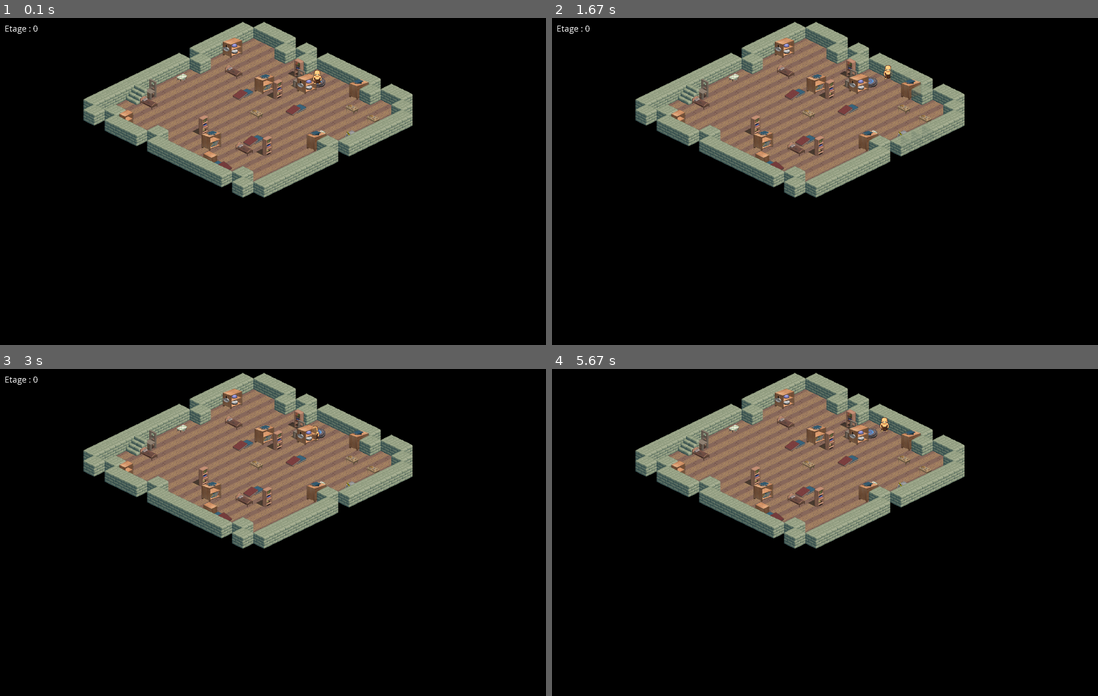
Above: before the commit, frames 1-4 (two rows, left to right).
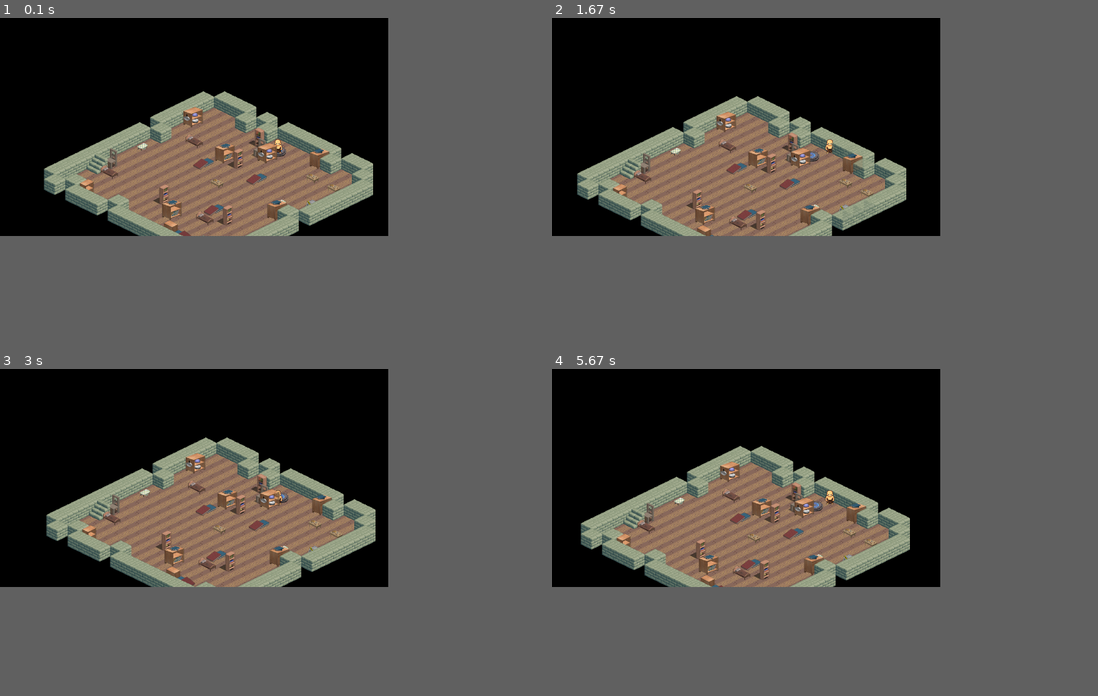
Above: after the commit, the same moments.

Repository: quocdat-le-insacvl/pygeon
Game: pygame game, started from main.py
Two runs of this game, one before a commit and one after it. Both use one fixed random seed, a clock stepped at 60 frames per second and the inputs below.
Inputs:
- Up to frame 1 (0.1 s): no input
- Up to frame 2 (1.67 s): hold Right 0.33-0.8 s; hold Up 0.83-1.13 s; hold Right 1.17-1.63 s
- Up to frame 3 (3 s): hold Left 1.67-2.2 s; hold Down 2.23-2.53 s; hold Left 2.57-2.97 s
- Up to frame 4 (5.67 s): hold Up 3-3.37 s; hold Right 3.4-4.03 s; hold Down 4.07-4.43 s; hold Left 4.47-4.93 s; hold Right 4.97-5.43 s; hold Up from 5.47 s (still down)
In our replay, the window is 900x540 before the commit and 640x360 after it. These sizes can differ from the game's own. Grey fills any space a smaller window leaves; there, only what the larger window draws over its background counts as a difference.

The runs differ from the first frame. In frame 1, 28% of the frame differs, in the area x 1-76%, y 1-67%; in frame 2, 29%; in frame 3, 28%; in frame 4, 29%.

Commit message:
Ca me pele le jonc

Diff:
--- a/camera.py
+++ b/camera.py
@@ -14,7 +14,7 @@
         self.center_y = -perso.Y+400
 
 
-    def afficher(self,display):
+    def afficher(self):
         self.screen.fill((0,0,0))
         self.screen.blit(self.display_piece,(self.center_x,self.center_y))
         self.screen.blit(self.perso.perso,(self.perso.X+self.center_x,self.perso.Y+self.center_y))
--- a/donjon.py
+++ b/donjon.py
@@ -2,12 +2,12 @@
 import pygame
 from perso import Personnage
 from pygame.time import Clock
+from camera import Camera
 import os
 clock = pygame.time.Clock()
 #classe permettant de créer un donjon
 #un donjon contient un ensemble de piece ainsi que des monstres, des loots, etc...
-pygame.font.init() # you have to call this at the start,
-                   # if you want to use this module.
+pygame.font.init()
 myfont = pygame.font.SysFont('Comic Sans MS', 30)
 class Donjon():
 
@@ -35,6 +35,7 @@
         self.pieces[self.nbEtage-1].max_graphique[8] = self.pieces[0].max_graphique[16] = 0
 
         self.listekey = {pygame.K_UP : False, pygame.K_DOWN : False, pygame.K_RIGHT:False,pygame.K_LEFT:False,pygame.K_SPACE:False}
+
     def creationDonjon(self):
         for salle in self.pieces:
             salle.createRoom()
@@ -42,8 +43,12 @@
                 salle.createRoom()
                 print("Probleme generation piece")
             salle.afficherPiece()
-
-
+        self.cam = Camera(self.perso,self.pieces[self.actuel])
+    def update_affichage(self):
+        self.perso.afficher()
+        self.cam.actualiser(self.perso)
+        self.cam.display_piece = self.pieces[self.actuel].afficher()
+        self.cam.afficher()
     #affichage d'un donjon : refresh est pour clean le screen (l'ecran devient noir)
     #permet d'afficher la piece actuelle, mais aussi de definir le spawn du joueur
     def affichageDonjon(self,refresh=False):
@@ -53,10 +58,12 @@
             self.screen.fill((255,255,255))
             pygame.display.flip()
 
-        self.pieces[self.actuel].afficher()
         self.perso.X,self.perso.Y = (self.pieces[self.actuel].spawn)
+        self.cam.actualiser(self.perso)
+
         self.perso.afficher()
-        pygame.display.flip()
+        self.cam.display_piece = self.pieces[self.actuel].afficher()
+        self.cam.afficher()
 
     #fonction de deplacement, très nulle mais ce ne sera pas la version finale
     #juste une version d'essai
@@ -68,11 +75,9 @@
             if self.pieces[self.actuel].check_collision(self.perso):
                 self.perso.deplacerBas()
             else:
-                self.pieces[self.actuel].afficher()
-                self.perso.afficher()
-                self.pieces[self.actuel].update_graph(self.perso,self.screen)
-
-                pygame.display.update()
+
+                self.update_affichage()
+
         if self.listekey.get(pygame.K_DOWN):
 
             self.perso.deplacerBas()
@@ -80,11 +85,7 @@
             if self.pieces[self.actuel].check_collision(self.perso):
                 self.perso.deplacerHaut()
             else:
-                self.pieces[self.actuel].afficher()
-                self.perso.afficher()
-                self.pieces[self.actuel].update_graph(self.perso,self.screen)
-
-                pygame.display.update()
+                self.update_affichage()
         if self.listekey.get(pygame.K_RIGHT):
 
             self.perso.deplacerDroite()
@@ -92,23 +93,14 @@
             if self.pieces[self.actuel].check_collision(self.perso):
                 self.perso.deplacerGauche()
             else:
-                self.pieces[self.actuel].afficher()
-                self.perso.afficher()
-                self.pieces[self.actuel].update_graph(self.perso,self.screen)
-
-                pygame.display.update()
+                self.update_affichage()
         if self.listekey.get(pygame.K_LEFT):
             self.perso.deplacerGauche()
             self.interaction = self.pieces[self.actuel].check_interact(self.perso)
             if self.pieces[self.actuel].check_collision(self.perso):
                 self.perso.deplacerDroite()
             else:
-                self.pieces[self.actuel].afficher()
-
-                self.perso.afficher()
-                self.pieces[self.actuel].update_graph(self.perso,self.screen)
-
-                pygame.display.update()
+                self.update_affichage()
         if self.listekey.get(pygame.K_i):
             if self.interaction == 7:
                 print("COFFRE")
@@ -130,9 +122,7 @@
             self.deplacement()
             #print '{}: tick={}, fps={}'.format(i+1, clock.tick(fps), clock.get_fps())
             clock.tick(64)
-            textsurface = myfont.render('Etage : %i'%self.actuel, False, (255, 255, 255))
-            self.screen.blit(textsurface,(15,15))
-            pygame.display.update()
+
 
     #permet de changer de salle
     def monter_etage(self):
--- a/perso.py
+++ b/perso.py
@@ -24,8 +24,9 @@
         self.Y+=self.velocity
 
     def afficher(self):
-        self.perso_screen.blit(self.perso,(self.X,self.Y))
+        #self.perso_screen.blit(self.perso,(self.X,self.Y))
         self.rect_perso = pygame.Rect((self.X,self.Y),(self.perso.get_width(),self.perso.get_height()))
+        return self.perso
     def createImages(self,name,scale=True,colorkey=(0,0,0),forceScale=False):
         relative_path = os.path.join(os.path.dirname(os.path.abspath(__file__)),"imgs/")
         if name not in os.listdir(relative_path):
--- a/piece.py
+++ b/piece.py
@@ -24,7 +24,7 @@
         self.donotBlit=[]
         #ecran a afficher
         self.piece =[]
-        self.screen = display
+        self.display = pygame.Surface((10000,10000))
 
         #nom des grapiques a afficher
         #convention de nommage : nom_element000 + 1 chiffre entre 0 et 4
@@ -77,7 +77,6 @@
         #graphique important : parquet et interaction possible
         self.important_graph = [1,7,8,16]
         self.vide = self.createImages("antho.png",forceScale=True,autocolorkey=True)
-        self.display = pygame.Surface((2000,2000))
 
     #methode de test pour afficher une liste double
     def afficherListe(self):
@@ -176,15 +175,13 @@
                             self.piece[y][x] = choosen
         if not spawn:
             self.piece[0][0] = 15 #provisoirement le spawn du joueur
-        self.afficherListe()
-        print("----------------------------------")
         #a remplacer plus tard par un teleporteur
 
 
     #methode affichant une piece : parquet murs et elements
     #aucune valeur de retour
     def afficher(self):
-        self.screen.blit(self.display,(0,0))
+        return self.display
 
     def afficherPiece(self):
         #affichage parquet
@@ -367,17 +364,18 @@
 
     #permet de donner un effet de profondeur sur la map:
     #affiche le personnage derriere des meubles si il est effectivement derriere des meubles
-    def update_graph(self,perso,screen):
+    def update_graph(self,perso):
         kdebut=1
         udpate_index=[]
         self.donotBlit=[]
+        self.retour=[]
         y=0
         for i in self.graphique_collision:
             if perso.rect_perso.colliderect(i):
                 if perso.rect_perso.y-10 < i.y:
                     self.__checkVoisin(y,self.donotBlit,first=True)
             y+=1
-
+        return self.retour
     #methode privee, ne pas utiliser
     #utilisee par update_graph(), elle permet de ne blit que le nombre minimum de meubles
     def __checkVoisin(self,index,donotBlit,first=False):
@@ -385,7 +383,7 @@
             self.donotBlit.append(index)
             image = self.image_collision_graphique[index][0]
             if first : image.set_alpha(200)
-            self.screen.blit(image,self.image_collision_graphique[index][1])
+            self.retour.append([image,self.image_collision_graphique[index][1]])
         if self.voisin_collision[index] != []:
             for i in self.voisin_collision[index]:
                 self.__checkVoisin(i,self.donotBlit)
@@ -514,7 +512,7 @@
                 y+= self.heightPiece//4
             y= (self.heightPiece//4)*(i+1)
             x =(self.lengthPiece//2)*(i+1)
-        pygame.display.flip()
+
 
 """
 #<---Exemple de creation de piece-->
